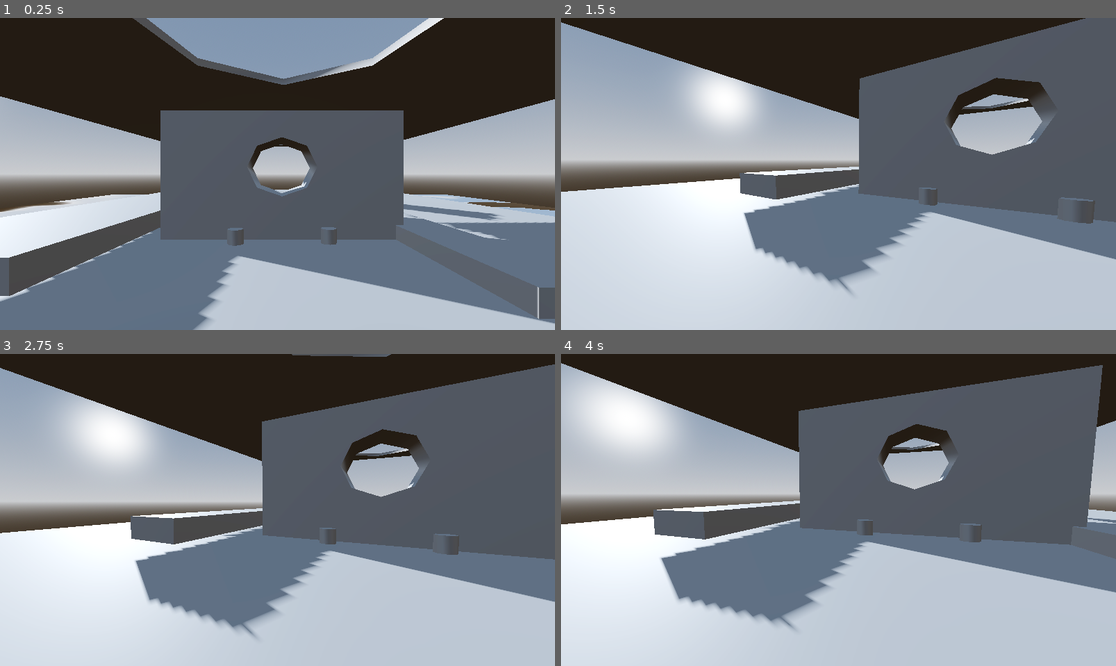
Above: before the commit, frames 1-4 (two rows, left to right).
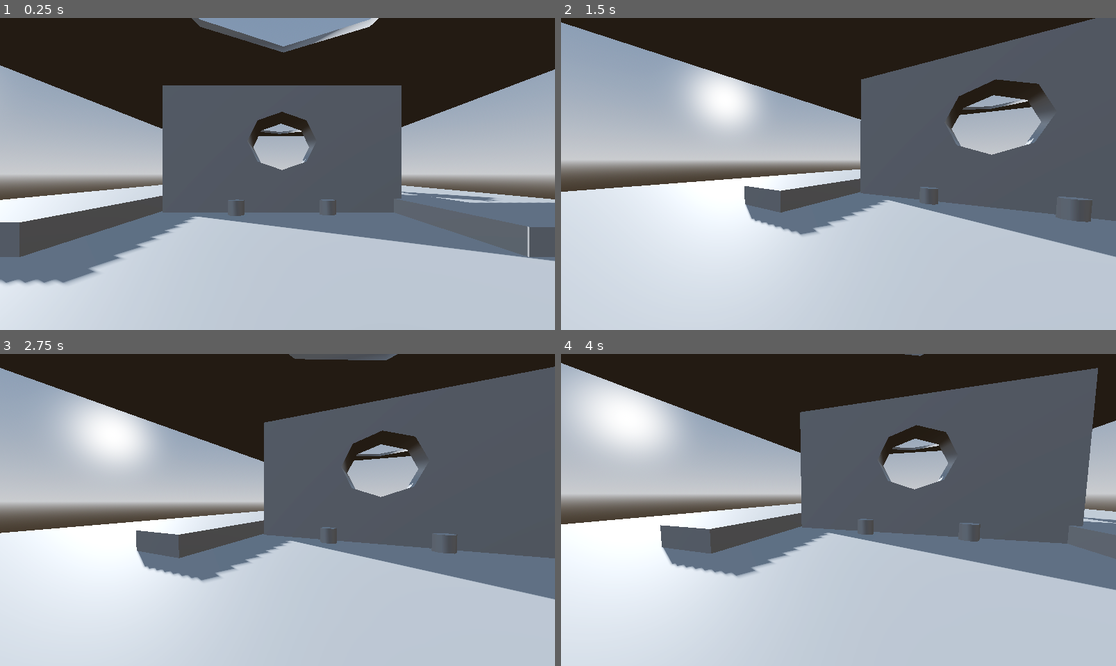
Above: after the commit, the same moments.

Repository: jerrenwatson-hash/watson-jerren-Ballsout-project-3d
Game: Godot game, scene res://main.tscn
Same seed, same stepped clock (60 frames per second), same inputs: the game is played once before the commit and once after it.
Inputs (mouse positions are in pixels of both pictures, inside the frame that each line leads up to):
- Up to frame 1 (0.25 s): no input
- Up to frame 2 (1.5 s): tap Enter (ui_accept) at 0.5, 0.77, 1.25 s; move the mouse to (960, 158) at 0.52 s; hold Right (ui_right) 0.53-1.28 s; tap ` (freefly) at 0.6 s; click (960, 158) at 0.67 s; move the mouse to (810, 174) at 1.27 s; hold Up (ui_up) from 1.28 s (still down); tap Shift (sprint) at 1.35 s
- Up to frame 3 (2.75 s): keep holding Up (ui_up); tap Enter (ui_accept) at 1.52, 2 s; move the mouse to (288, 503) at 2.02 s; tap ` (freefly) at 2.1 s
- Up to frame 4 (4 s): keep holding Up (ui_up); tap Enter (ui_accept) at 2.75, 3.02, 3.5, 3.77 s; move the mouse to (832, 516) at 2.77 s; tap Shift (sprint) at 2.85 s; click (832, 516) at 2.92 s; move the mouse to (877, 513) at 3.52 s; tap ` (freefly) at 3.6 s

The runs differ from the first frame. In frame 1, 45% of the frame differs, in the area x 0-100%, y 0-100%; in frame 2, 7.5%; in frame 3, 8.5%; in frame 4, 9.3%.

Commit message:
added ball and script

Diff:
--- /dev/null
+++ b/watson-jerren-project-3d/Scenes/ball.tscn
@@ -0,0 +1,14 @@
+[gd_scene format=3 uid="uid://diaxgufxm3afk"]
+
+[sub_resource type="SphereMesh" id="SphereMesh_25osk"]
+
+[sub_resource type="SphereShape3D" id="SphereShape3D_41u45"]
+
+[node name="Ball" type="RigidBody3D" unique_id=508892325]
+
+[node name="MeshInstance3D" type="MeshInstance3D" parent="." unique_id=971580646]
+mesh = SubResource("SphereMesh_25osk")
+
+[node name="CollisionShape3D" type="CollisionShape3D" parent="." unique_id=500423067]
+shape = SubResource("SphereShape3D_41u45")
+debug_color = Color(0.75412744, 0.45439917, 0.13451144, 0.41960785)
--- /dev/null
+++ b/watson-jerren-project-3d/ball.gd
@@ -0,0 +1 @@
+extends RigidBody3D
--- a/watson-jerren-project-3d/main.tscn
+++ b/watson-jerren-project-3d/main.tscn
@@ -3,6 +3,7 @@
 [ext_resource type="PackedScene" uid="uid://bs72ogkvdd7d6" path="res://Addons/brackeys-proto-controller-main/proto_controller/proto_controller.tscn" id="1_ig7tw"]
 [ext_resource type="Shader" uid="uid://st6wx7kadu64" path="res://shaderwhite.gdshader" id="2_0xm2m"]
 [ext_resource type="Shader" uid="uid://tidourgyuqj1" path="res://water.gdshader" id="3_h2yge"]
+[ext_resource type="PackedScene" uid="uid://diaxgufxm3afk" path="res://Scenes/ball.tscn" id="4_1bvp3"]
 
 [sub_resource type="ProceduralSkyMaterial" id="ProceduralSkyMaterial_7dm0k"]
 sky_horizon_color = Color(0.66224277, 0.6717428, 0.6867428, 1)
@@ -67,7 +68,7 @@
 transform = Transform3D(1, 0, 0, 0, 1.0000001, 0, 0, 0, 0.99999976, 0, 0, 0)
 
 [node name="barrier" type="CSGBox3D" parent="Floor/CSGCombiner3D" unique_id=1317096941]
-transform = Transform3D(0.072000004, 0, 0, 0, 0.21600007, 0, 0, 0, 0.39999998, -0.17770302, 0.834669, -1.0123072e-08)
+transform = Transform3D(0.072000004, 0, 0, 0, 0.21600004, 0, 0, 0, 0.39999998, -0.17770302, 0.6929594, -1.0123072e-08)
 size = Vector3(0.8, 1, 1)
 
 [node name="barrier2" type="CSGBox3D" parent="Floor/CSGCombiner3D" unique_id=519226657]
@@ -136,12 +137,13 @@
 size = Vector3(1, 7, 1)
 
 [node name="ProtoController" parent="." unique_id=1216802643 instance=ExtResource("1_ig7tw")]
-transform = Transform3D(1, 0, 0, 0, 1, 0, 0, 0, 1, -0.2, 2.2, 9.900001)
+transform = Transform3D(1, 0, 0, 0, 1, 0, 0, 0, 1, -0.2, 0.79999995, 10.059288)
 input_left = "move_left"
 input_right = "move_right"
 input_forward = "move_up"
 input_back = "move_down"
 input_jump = "jump"
+ball_scene = ExtResource("4_1bvp3")
 
 [node name="MeshInstance3D" type="MeshInstance3D" parent="." unique_id=640654227]
 transform = Transform3D(3.0492, 0, 0, 0, 4.5980005, 0, 0, 0, 0.32999998, -14.200001, 3.0000002, 26.400002)
--- a/watson-jerren-project-3d/project.godot
+++ b/watson-jerren-project-3d/project.godot
@@ -62,6 +62,11 @@
 "events": [Object(InputEventKey,"resource_local_to_scene":false,"resource_name":"","device":0,"window_id":0,"alt_presse …(189 unchanged characters)…
 ]
 }
+throw_ball={
+"deadzone": 0.2,
+"events": [Object(InputEventKey,"resource_local_to_scene":false,"resource_name":"","device":-1,"window_id":0,"alt_pressed":false,"shift_pressed":false,"ctrl_pressed":false,"meta_pressed":false,"pressed":false,"keycode":0,"physical_keycode":4194309,"key_label":0,"unicode":0,"location":0,"echo":false,"script":null)
+]
+}
 
 [physics]
 
Not shown, changed: watson-jerren-project-3d/Addons/brackeys-proto-controller-main/proto_controller/proto_controller.gd
Not shown, added: watson-jerren-project-3d/ball.gd.uid
